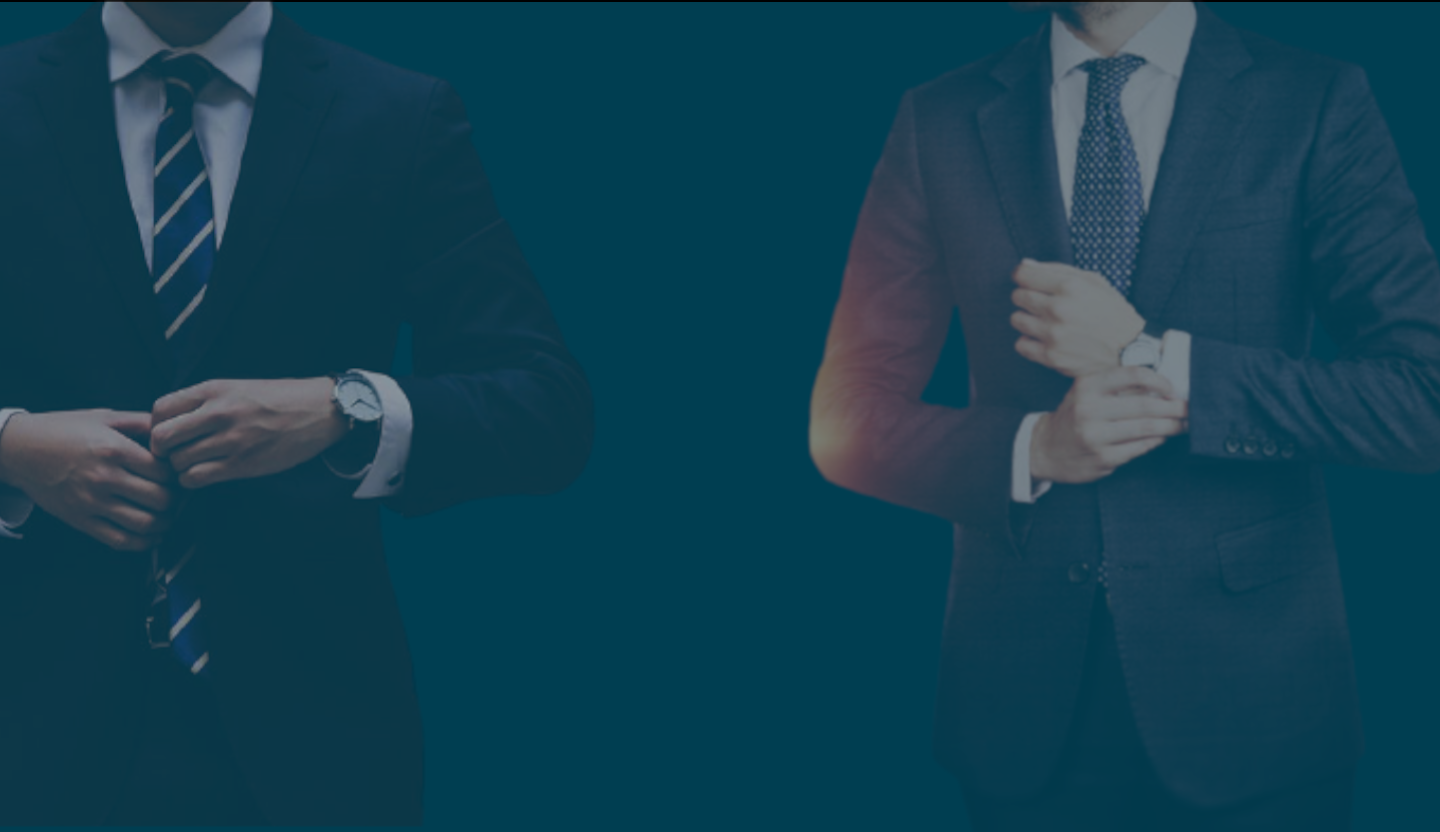
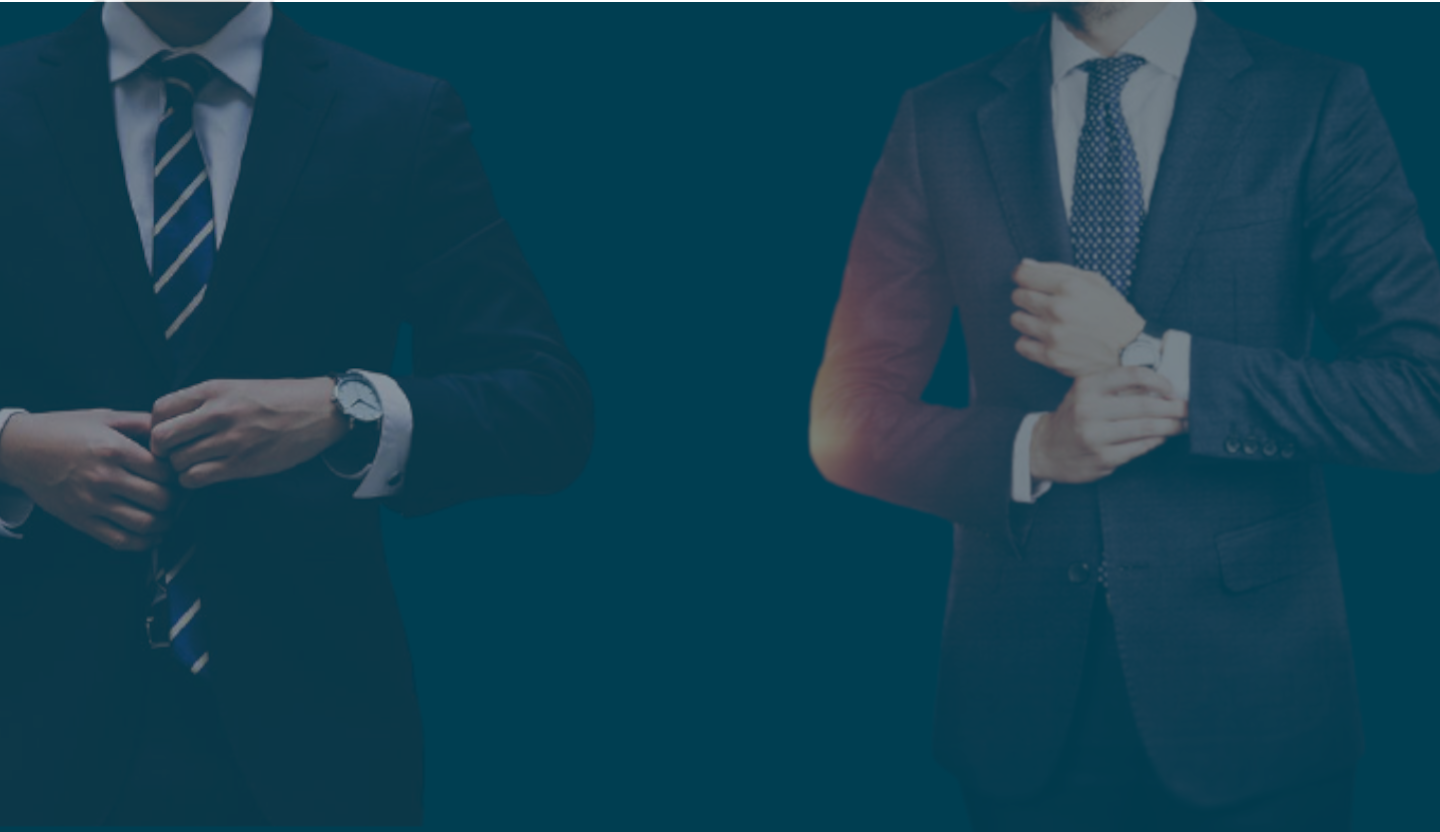
Layered file, before and after one edit (1440×832). Changes by layer:
removed layer "Fundo" over [0, 0, 1440, 2]
